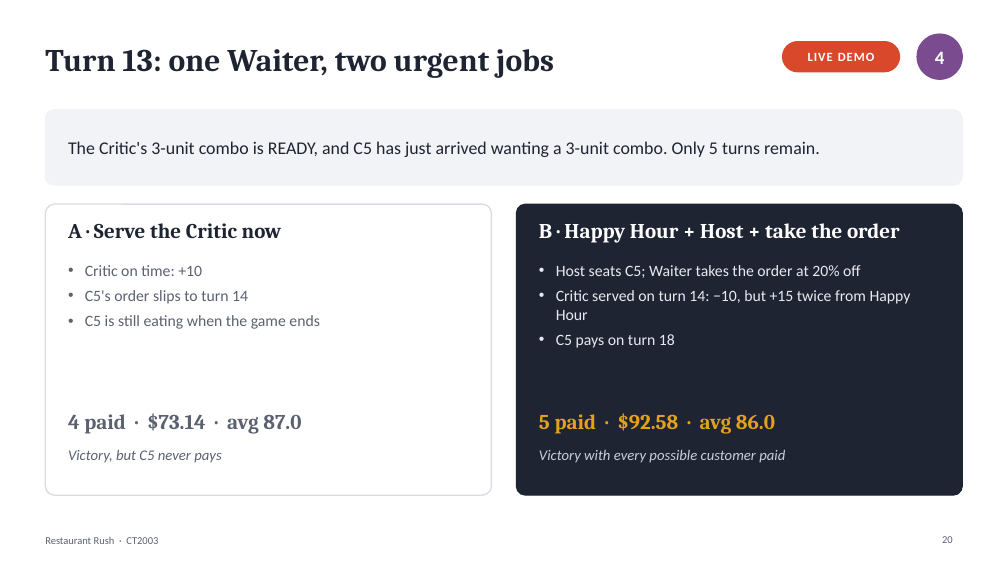
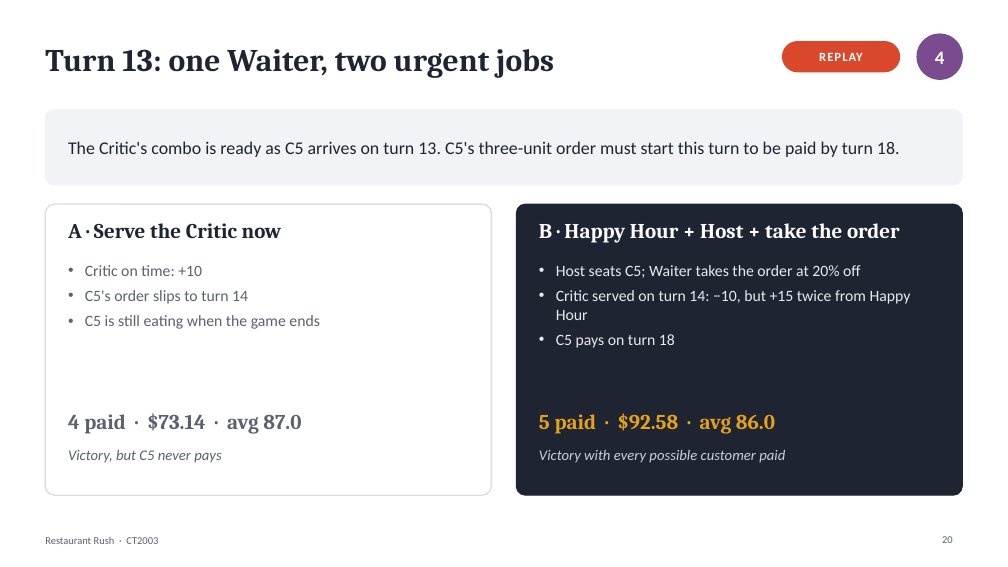
Before and after one commit to JeremyChooCK/CT2003-Restaurant-Rush, a slide deck: slide 20 of docs/presentation/RestaurantRush_Presentation.pptx. Drawn at 1008x567 pixels with LibreOffice and Linux fonts; fonts in the diff are those of the drawing. Boxes give left, top, right and bottom in pixels: in the first picture for what was removed or moved away, otherwise in the second. Text is boxed around its words. In the diff, an @@ line names an element or a change of style, - is before the commit and + after.

```diff
--- a/docs/presentation/RestaurantRush_Presentation.pptx
+++ b/docs/presentation/RestaurantRush_Presentation.pptx
@@ text at <box>819,53,863,61</box>: text changed @@
-LIVE DEMO
+REPLAY
@@ text at <box>68,141,900,157</box>: text changed @@
-The Critic's 3-unit combo is READY, and C5 has just arrived wanting a 3-unit combo. Only 5 turns remain.
+The Critic's combo is ready as C5 arrives on turn 13. C5's three-unit order must start this turn to be paid by turn 18.
```
Also in this commit, not shown: 17 other slides changed, 1 slide added, 1 slide removed, 1 other file.
